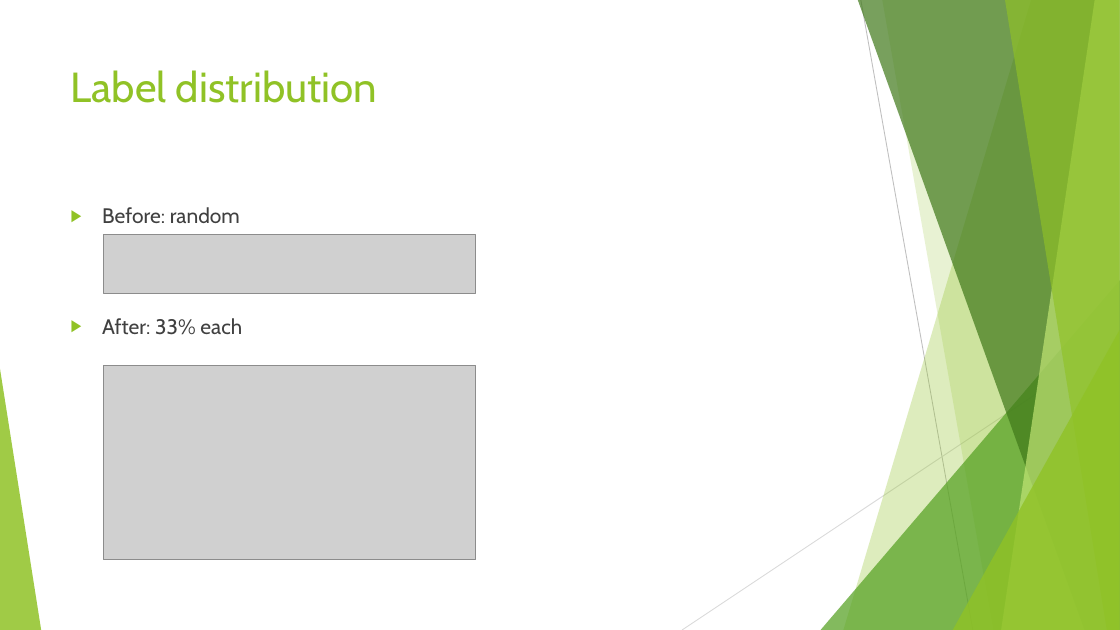
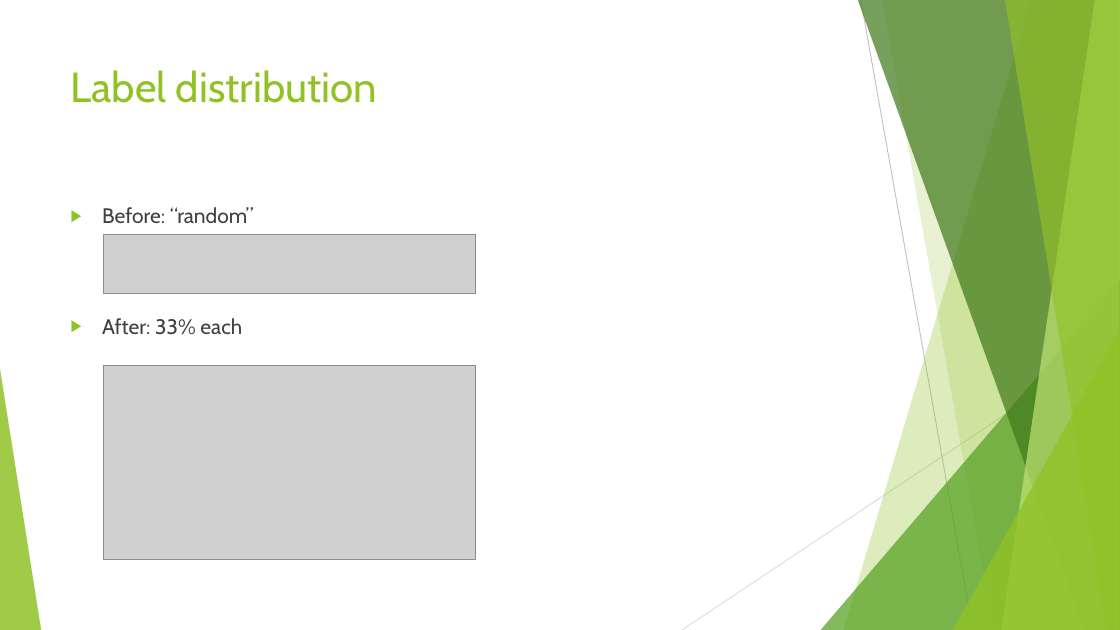
Before and after one commit to tornermarton/SemesterProject, a slide deck: slide 7 of doc/symposium/04_17/symposium.pptx. Drawn at 1120x630 pixels with LibreOffice and Linux fonts; fonts in the diff are those of the drawing; grey boxes stand for pictures. Boxes give left, top, right and bottom in pixels: in the first picture for what was removed or moved away, otherwise in the second. Text is boxed around its words. In the diff, an @@ line names an element or a change of style, - is before the commit and + after.

```diff
--- a/doc/symposium/04_17/symposium.pptx
+++ b/doc/symposium/04_17/symposium.pptx
@@ text at <box>102,207,254,223</box>: text changed @@
-▶ Before: random
+▶ Before: “random”
```
Also in this commit, not shown: 2 other slides changed, 5 other files.
